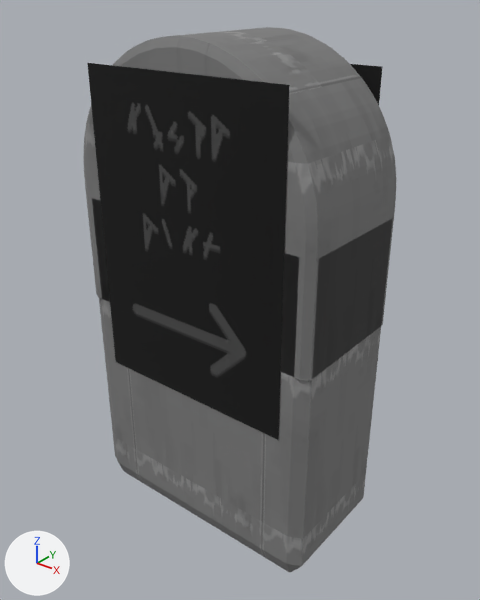
A saved change to the glTF model public/models/props/sign3.glb.
Before and after are seen from a 50 mm lens placed at (0.778, -0.949, 0.984), pointed at (0.013, 0.007, 0.391). Arrows for +X, +Y and +Z are at lower left; the lights stay in place. The older version comes first. Vertices at exactly the same position are counted once.
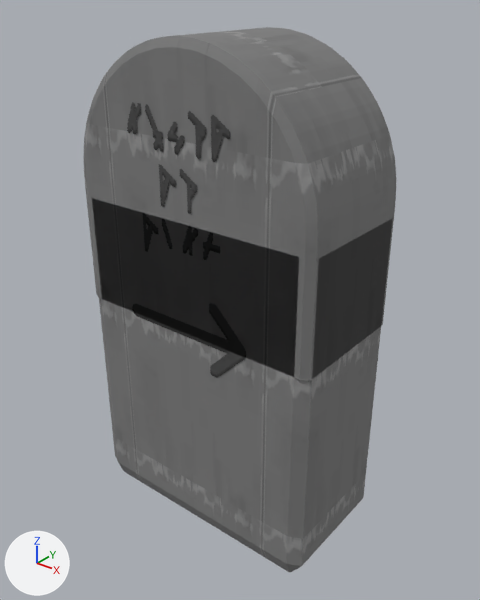
What differs and where, as boxes [x1, y1, x2, y2] in the pictures (480 x 600 px):
'box', surface changed, reshaped (black to grey)
    both: [84, 27, 396, 573]
part 1 of me_box, rebuilt (not visible afterwards)
    before: [351, 64, 382, 105]
part 2 of me_box, rebuilt
    before: [87, 63, 290, 440]
    after: [127, 102, 246, 358]
part 3 of me_box, added
    after: [133, 213, 246, 378]

Patch to the scene script:
```diff
--- a/public/models/props/sign3.glb.py
+++ b/public/models/props/sign3.glb.py
@@ mat_mile_1 @@
 n0 = _N.new('ShaderNodeBsdfPrincipled'); n0.name = 'Principled BSDF'
-n0.inputs[2].default_value = 0.9  # 'Roughness'
+n0.inputs[2].default_value = 0.95  # 'Roughness'
 n1 = _N.new('ShaderNodeOutputMaterial'); n1.name = 'Material Output'
+n3 = _N.new('ShaderNodeMath'); n3.name = 'Math'
+n3.operation = 'SUBTRACT'
+n3.inputs[0].default_value = 1.0  # 'Value'
+n4 = _N.new('ShaderNodeMath'); n4.name = 'Math.001'
+n4.operation = 'LESS_THAN'
 n2 = _N.new('ShaderNodeTexImage'); n2.name = 'Image Texture'
 n2.image = img_mile_1
+n2.extension = 'EXTEND'
 _L.new(n0.outputs[0], n1.inputs[0])  # 'BSDF' to 'Surface'
 _L.new(n2.outputs[0], n0.inputs[0])  # 'Color' to 'Base Color'
+_L.new(n3.outputs[0], n0.inputs[4])  # 'Value' to 'Alpha'
+_L.new(n4.outputs[0], n3.inputs[1])  # 'Value' to 'Value'
+_L.new(n2.outputs[1], n4.inputs[0])  # 'Alpha' to 'Value'
@@ mat_mile1 @@
 n0 = _N.new('ShaderNodeBsdfPrincipled'); n0.name = 'Principled BSDF'
-n0.inputs[2].default_value = 0.9  # 'Roughness'
+n0.inputs[2].default_value = 0.95  # 'Roughness'
 n1 = _N.new('ShaderNodeOutputMaterial'); n1.name = 'Material Output'
+n3 = _N.new('ShaderNodeMath'); n3.name = 'Math'
+n3.operation = 'SUBTRACT'
+n3.inputs[0].default_value = 1.0  # 'Value'
+n4 = _N.new('ShaderNodeMath'); n4.name = 'Math.001'
+n4.operation = 'LESS_THAN'
 n2 = _N.new('ShaderNodeTexImage'); n2.name = 'Image Texture'
 n2.image = img_mile1
+n2.extension = 'EXTEND'
 _L.new(n0.outputs[0], n1.inputs[0])  # 'BSDF' to 'Surface'
 _L.new(n2.outputs[0], n0.inputs[0])  # 'Color' to 'Base Color'
+_L.new(n3.outputs[0], n0.inputs[4])  # 'Value' to 'Alpha'
+_L.new(n4.outputs[0], n3.inputs[1])  # 'Value' to 'Value'
+_L.new(n2.outputs[1], n4.inputs[0])  # 'Alpha' to 'Value'
@@ me_box @@
 # used by ob_box; location = (0.0, 0.0, 0.0)
 # verts and faces of me_box; kept vertices keep their numbers, new ones are numbered from 158
-me_box.from_pydata(...)  # 158 vertices, 296 faces; spans x -0.274..0.274, y -0.139..0.139, z -0.104..0.9
+me_box.from_pydata(...)  # 208 vertices, 338 faces; spans x -0.274..0.274, y -0.139..0.139, z -0.104..0.9
+# me_box part 1: the loose piece of 4 vertices spanning x -0.219..0.219, y 0.139, z 0.225..0.847 is rebuilt with 21 vertices and now spans x -0.258..0.258, y 0.139, z 0.369..0.885
+# me_box part 2: the loose piece of 4 vertices spanning x -0.219..0.219, y -0.139, z 0.225..0.847 is rebuilt with 21 vertices and now spans x -0.258..0.258, y -0.139, z 0.369..0.885
+# me_box part 3
+verts[158] = (-0.247, -0.125, 0.628)
+verts[159] = (-0.247, -0.138, 0.591)  # pixel (91, 198)
+verts[160] = (-0.247, -0.139, 0.591)  # pixel (91, 198)
+verts[161] = (-0.247, -0.139, -0.067)  # pixel (117, 462)
+verts[162] = (-0.247, 0.125, 0.628)
+verts[163] = (-0.247, 0.138, 0.591)
+verts[164] = (-0.247, 0.139, -0.067)
+verts[165] = (-0.247, 0.139, 0.591)
+for new, old in zip([*range(166, 174)], [*range(158, 166)]): verts[new] = verts[old] + (0.494, 0.0, 0.0)
+faces += [(158, 159, 166), (159, 167, 166), (160, 169, 168), (160, 161, 169)]  # mat_mile_1
+faces += [(162, 170, 171), (162, 171, 163), (164, 165, 173), (164, 173, 172)]  # mat_mile1
 me_box.materials.append(mat_stone)
```
